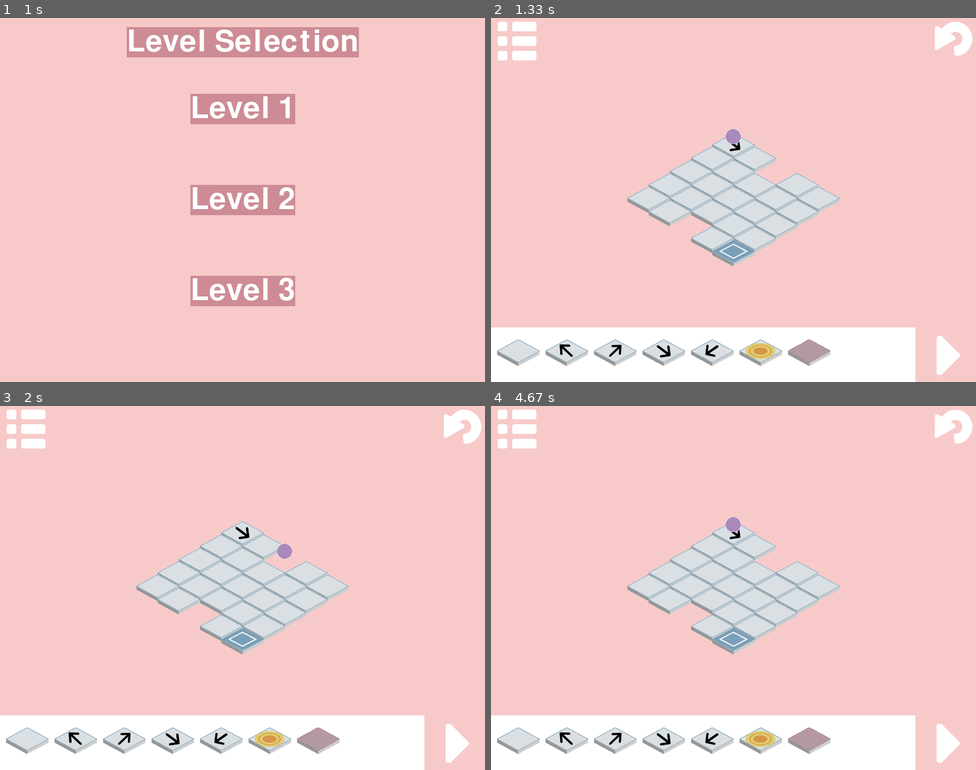
Above: before the commit, frames 1-4 (two rows, left to right).
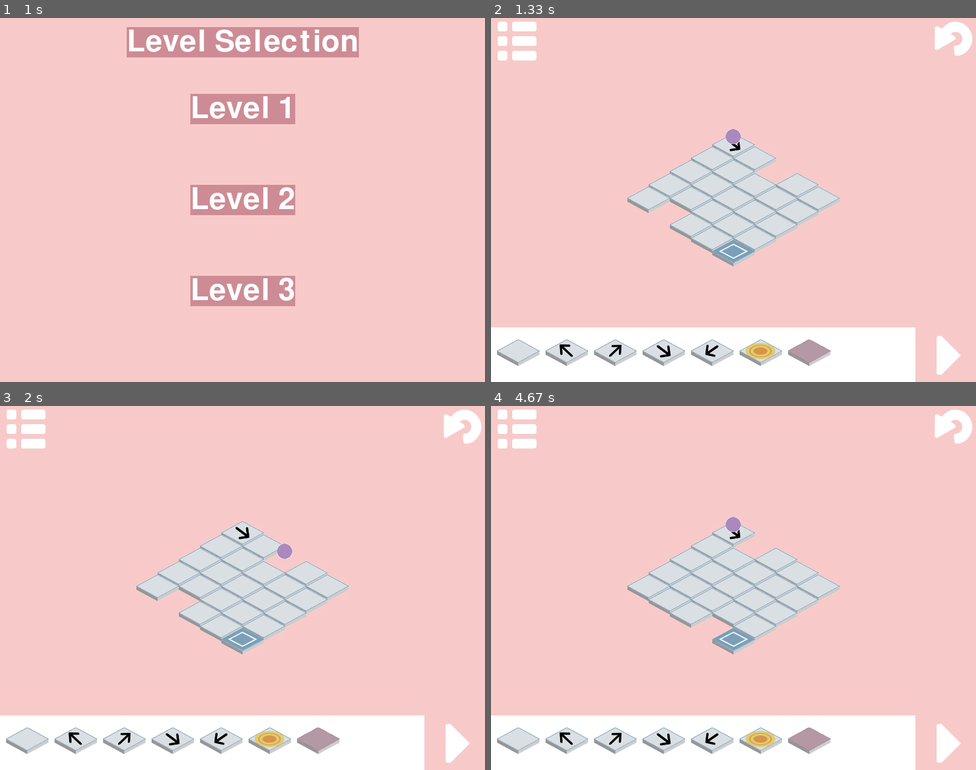
Above: after the commit, the same moments.

Repository: ameliakuang/112TP
Game: pygame game, started from trial/Game.py
Two runs of this game, one before a commit and one after it. Both use one fixed random seed, a clock stepped at 60 frames per second and the inputs below.
Inputs (mouse positions are in pixels of both pictures, inside the frame that each line leads up to):
- Up to frame 1 (1 s): press the mouse at (242, 229) at 0.37 s; move the mouse to (247, 269) at 0.47 s; release the mouse at (257, 309) at 0.6 s; click (203, 185) at 0.85 s
- Up to frame 2 (1.33 s): no input
- Up to frame 3 (2 s): click (446, 733) at 1.4 s; tap Enter at 1.77 s
- Up to frame 4 (4.67 s): press the mouse at (520, 435) at 3.6 s; move the mouse to (573, 497) at 3.7 s; release the mouse at (626, 558) at 3.83 s; click "Level 3" at 4.5 s

Frame 1 is identical in both runs. In frame 2, 0.7% of the frame differs, in the area x 32-46%, y 50-61%; in frame 3, 0.7%; in frame 4, 1.3%, in the area x 36-64%, y 35-65%.

Commit message:
level 1 finish

Diff:
--- a/trial/Board.py
+++ b/trial/Board.py
@@ -33,7 +33,7 @@
     9: empty spot
     '''
     def generateBoard(self, n, level):
-        if level == 0:
+        if level != 1:
             return [[-1, 0, 0,0,2],
                     [0, 0, 0,0,0],
                     [0, 0, 0,0,0],
--- a/trial/Game.py
+++ b/trial/Game.py
@@ -22,7 +22,7 @@
         self.level = 0
         self.boardObject = Board(5, self.player, self.level)
         self.board = copy.deepcopy(self.boardObject.board)
-        print(self.board)
+        #print(self.board)
 
 
         # Control
@@ -252,12 +252,15 @@
         pos = (x, y)
         if(self.textRect1.collidepoint(pos)):
             self.level = 1
+            self.init()
             self.mode = "playGame"
         elif(self.textRect2.collidepoint(pos)):
             self.level = 2
+            self.init()
             self.mode = "playGame"
         elif(self.textRect3.collidepoint(pos)):
             self.level3 = 3
+            self.init()
             self.mode = "playGame"
     def levelSelectionTimerFired(self, dt):
         pass
